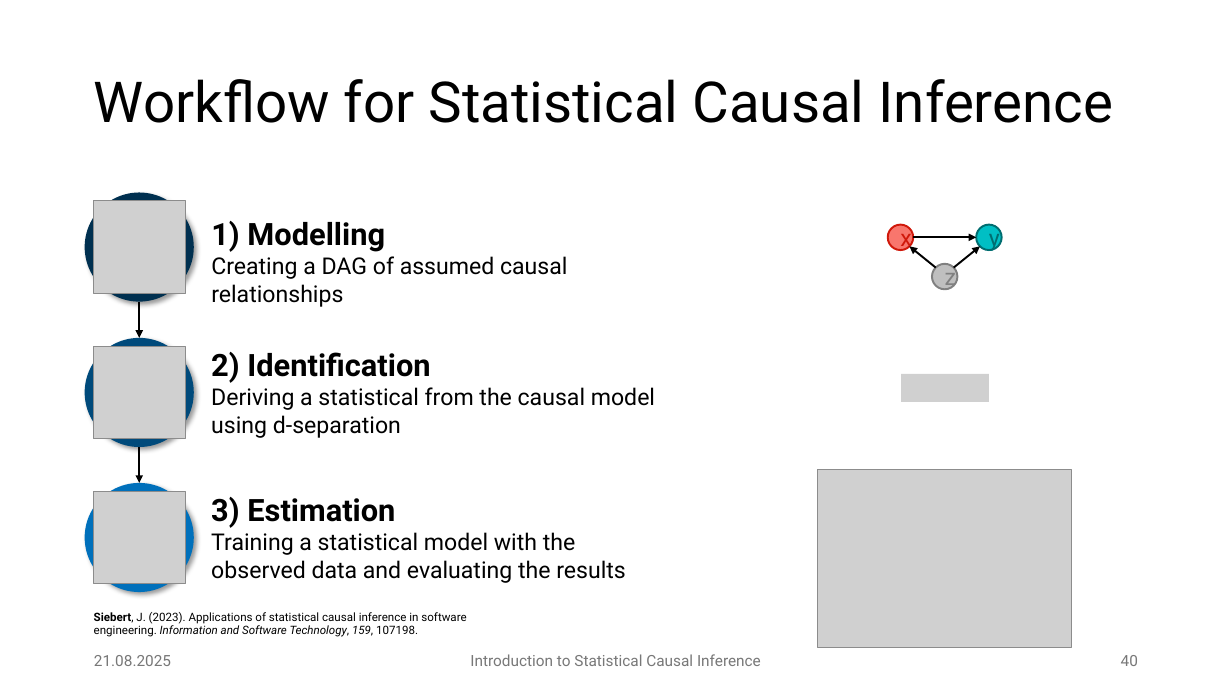
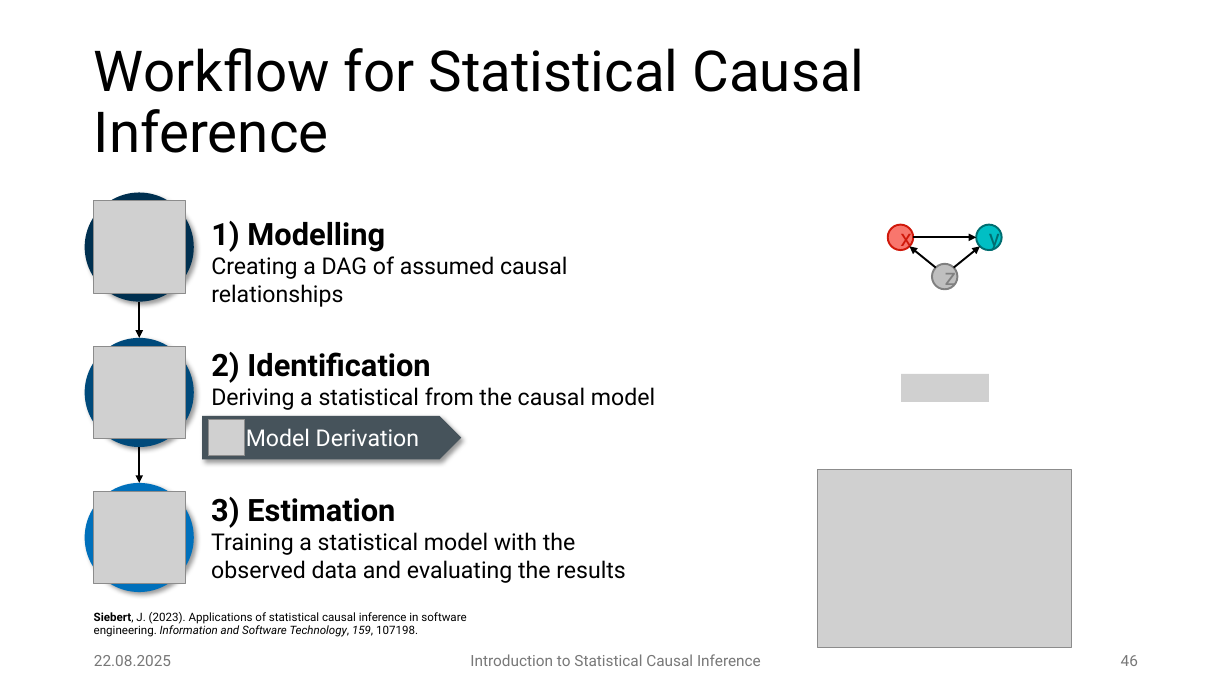
Before and after one commit to JulianFrattini/bda4sci, a slide deck: slide 46 of version2/slides/intro-sci.pptx (slide 40 before the commit). Drawn at 1232x693 pixels with LibreOffice and Linux fonts; fonts in the diff are those of the drawing; grey boxes stand for pictures; background and template pictures are left out. Boxes give left, top, right and bottom in pixels: in the first picture for what was removed or moved away, otherwise in the second. Text is boxed around its words. In the diff, an @@ line names an element or a change of style, - is before the commit and + after.

```diff
--- a/version2/slides/intro-sci.pptx
+++ b/version2/slides/intro-sci.pptx
@@ title "Workflow for Statistical Causal Inference" rewrapped from <box>94,79,1114,123</box> to <box>94,48,865,153</box> @@
@@ text at <box>211,387,655,410</box>: text changed @@
-Deriving a statistical from the causal model using d-separation
+Deriving a statistical from the causal model
@@ pentagon arrow added at <box>202,416,461,459</box>, fill #46535C, 18 pt, text #FFFFFF @@
+Model Derivation
@@ picture added at <box>208,420,244,456</box> @@
@@ text at <box>94,655,171,666</box>: text changed @@
-21.08.2025
+22.08.2025
@@ page number at <box>1121,655,1138,666</box>: text changed @@
-40
+46
```
Also in this commit, not shown: 47 other slides changed, 7 slides added, 1 slide removed, 7 other files.
